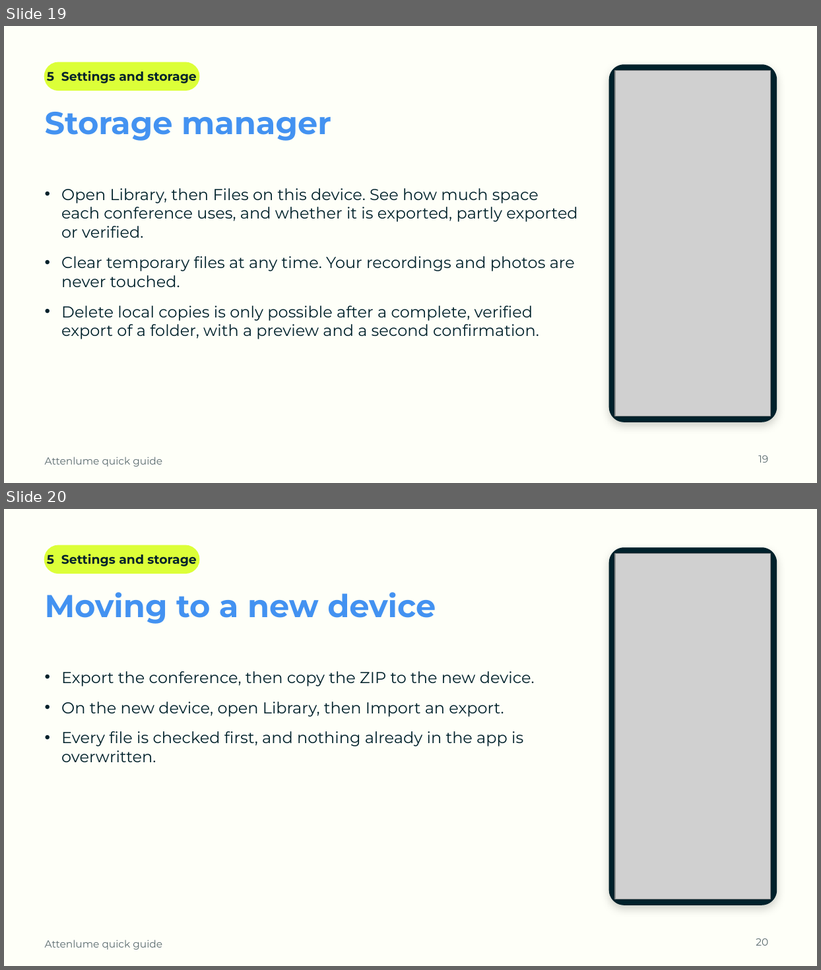
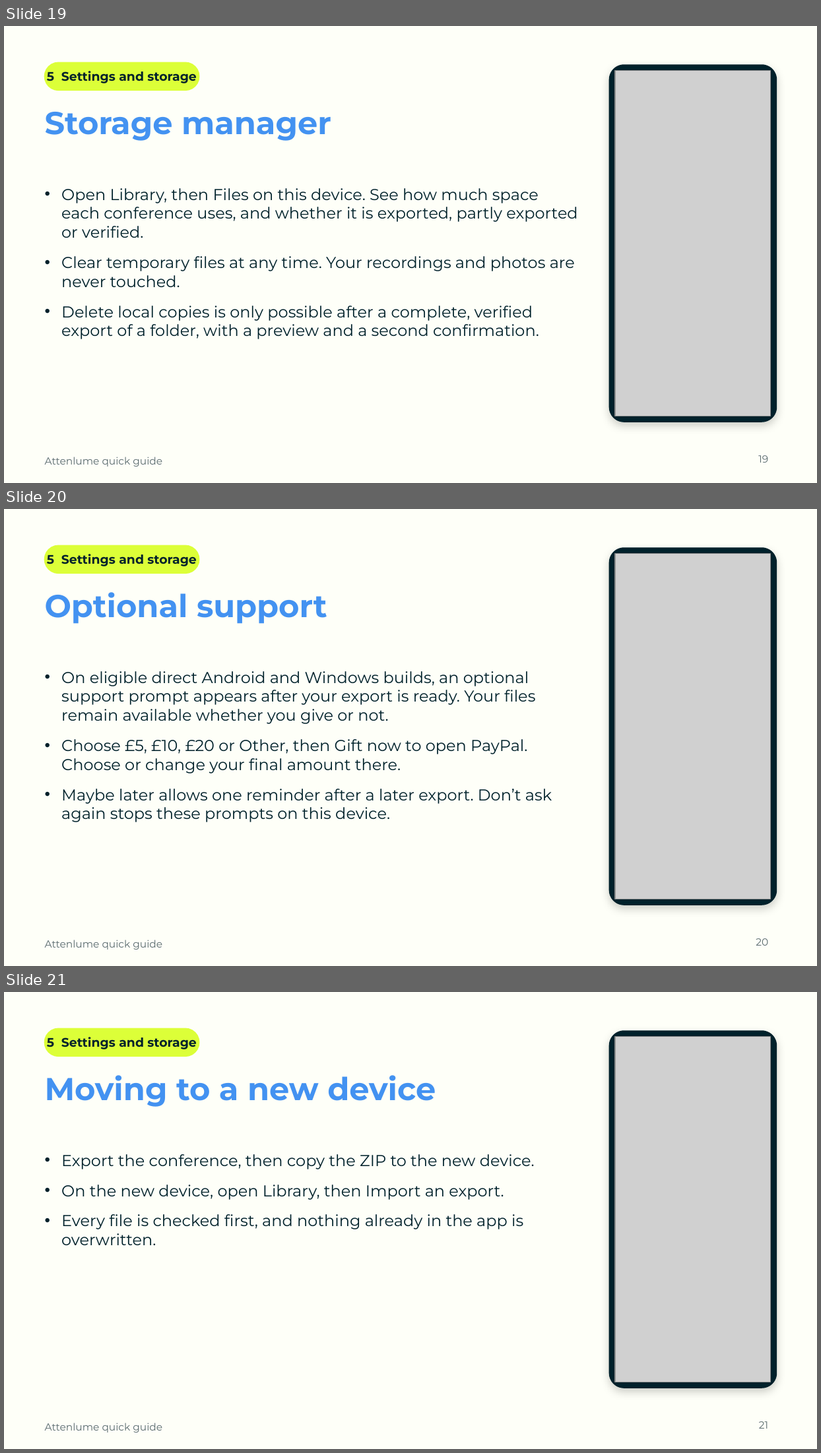
Before and after one commit to SamsonOluwaseun/attenlume, a slide deck: docs/user-guide/Attenlume-Quick-Guide.pptx. Shown one above the other, each under a label of ours: slides 19 and 20 before the commit, slides 19, 20 and 21 after it. The pictures are 821x970 and 821x1453 pixels, drawn with LibreOffice and Linux fonts; fonts in the diff are those of the drawing; grey boxes stand for pictures; background and template pictures are left out. Boxes give left, top, right and bottom in pixels: in the first picture for what was removed or moved away, otherwise in the second. Text is boxed around its words. In the diff, an @@ line names an element or a change of style, - is before the commit and + after.

Commit message:
feat(support): wire voluntary PayPal gifts after export [P1-48, FR-SUP-01/03]

```diff
--- a/docs/user-guide/Attenlume-Quick-Guide.pptx
+++ b/docs/user-guide/Attenlume-Quick-Guide.pptx
@@ slide 20 added at (4, 509, 817, 966), background #FEFFF8; not listed: 1 template element that a slide beside it also shows @@
@@ rounded rectangle added at (45, 545, 199, 573), fill #DCFF38, outline #DCFF38 1 pt @@
@@ rounded rectangle added at (610, 548, 776, 905), fill #00212B, outline #00212B 1 pt @@
@@ text added at (47, 554, 196, 566), 11 pt, text #00212B, bold @@
+5 Settings and storage
@@ picture added at (615, 554, 771, 899) @@
@@ text added at (45, 592, 327, 624), 28 pt, text #4392F1, bold @@
+Optional support
@@ text added at (61, 671, 552, 823), 14 pt, text #00212B @@
+• On eligible direct Android and Windows builds, an optional support prompt appears after your export is ready. Your files remain available whether you give or not.
+• Choose £5, £10, £20 or Other, then Gift now to open PayPal. Choose or change your final amount there.
+• Maybe later allows one reminder after a later export. Don’t ask again stops these prompts on this device.
@@ page number added at (756, 939, 768, 946), 9 pt, text #5B6B70 @@
+20
@@ what was slide 20 is now slide 21 @@
@@ page number at (759, 1422, 768, 1429): text changed @@
-20
+21
```
Also in this commit, not shown: 16 other files.
